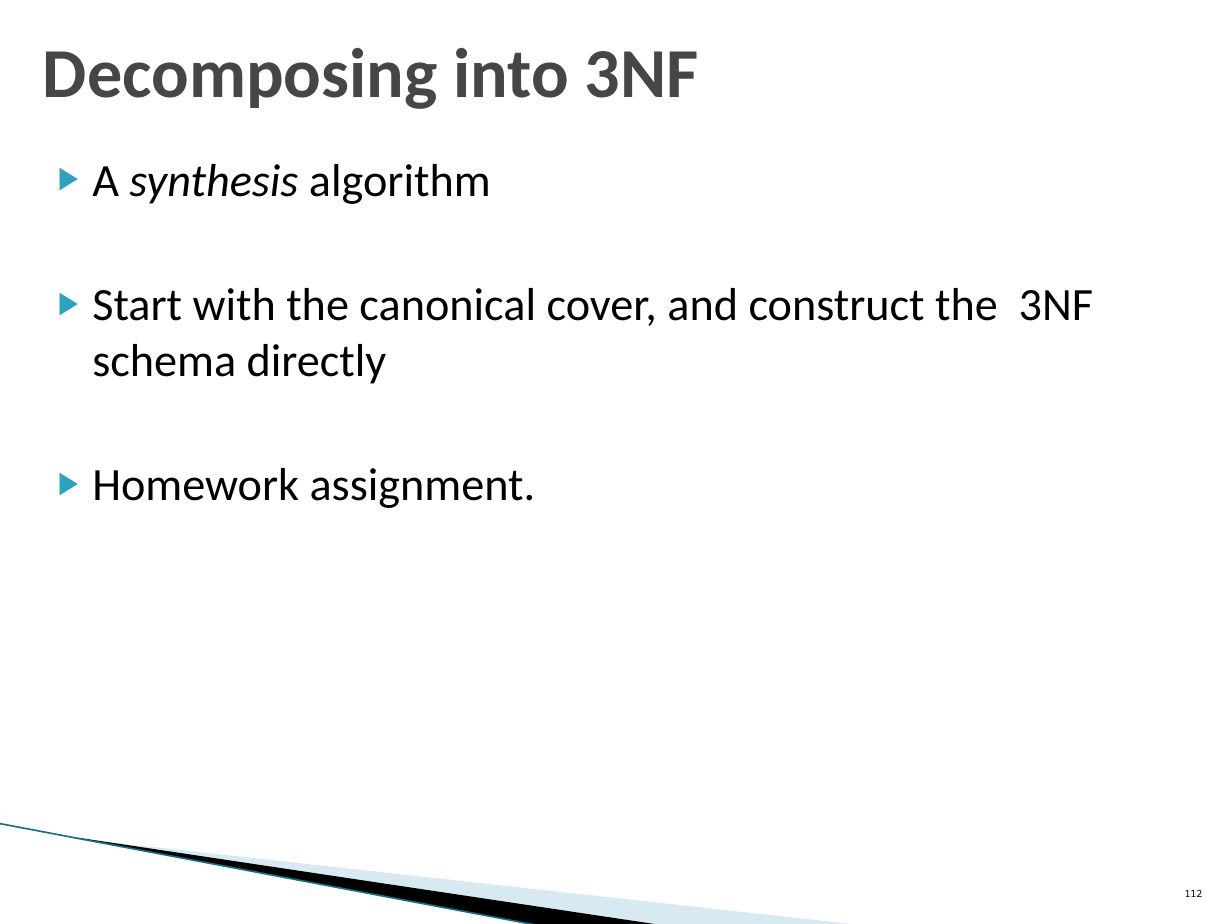
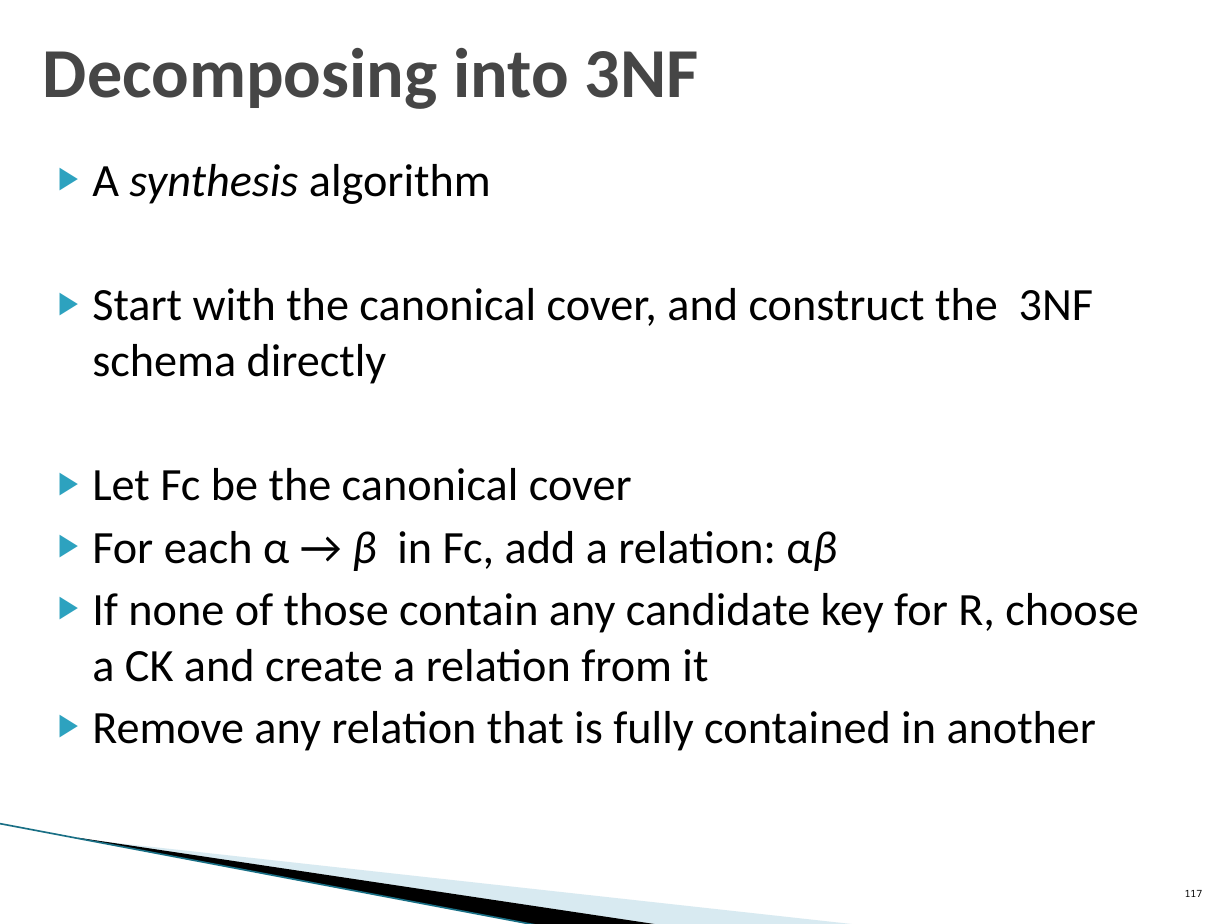
Before and after one commit to umddb/cmsc424-spring2024, a slide deck: slide 117 of Slides/03-E-R-Normalization.pptx (slide 112 before the commit). Drawn at 1232x924 pixels with LibreOffice and Linux fonts; fonts in the diff are those of the drawing; background and template pictures are left out. Boxes give left, top, right and bottom in pixels: in the first picture for what was removed or moved away, otherwise in the second. Text is boxed around its words. In the diff, an @@ line names an element or a change of style, - is before the commit and + after.

```diff
--- a/Slides/03-E-R-Normalization.pptx
+++ b/Slides/03-E-R-Normalization.pptx
@@ text at box(92, 468, 1139, 751): text changed @@
-▶ Homework assignment.
+▶ Let Fc be the canonical cover
+▶ For each α → β in Fc, add a relation: αβ
+▶ If none of those contain any candidate key for R, choose a CK and create a relation from it
+▶ Remove any relation that is fully contained in another
@@ page number at box(1185, 890, 1203, 897): text changed @@
-112
+117
```
Also in this commit, not shown: 3 other slides changed, 11 slides added, 2 other files.
